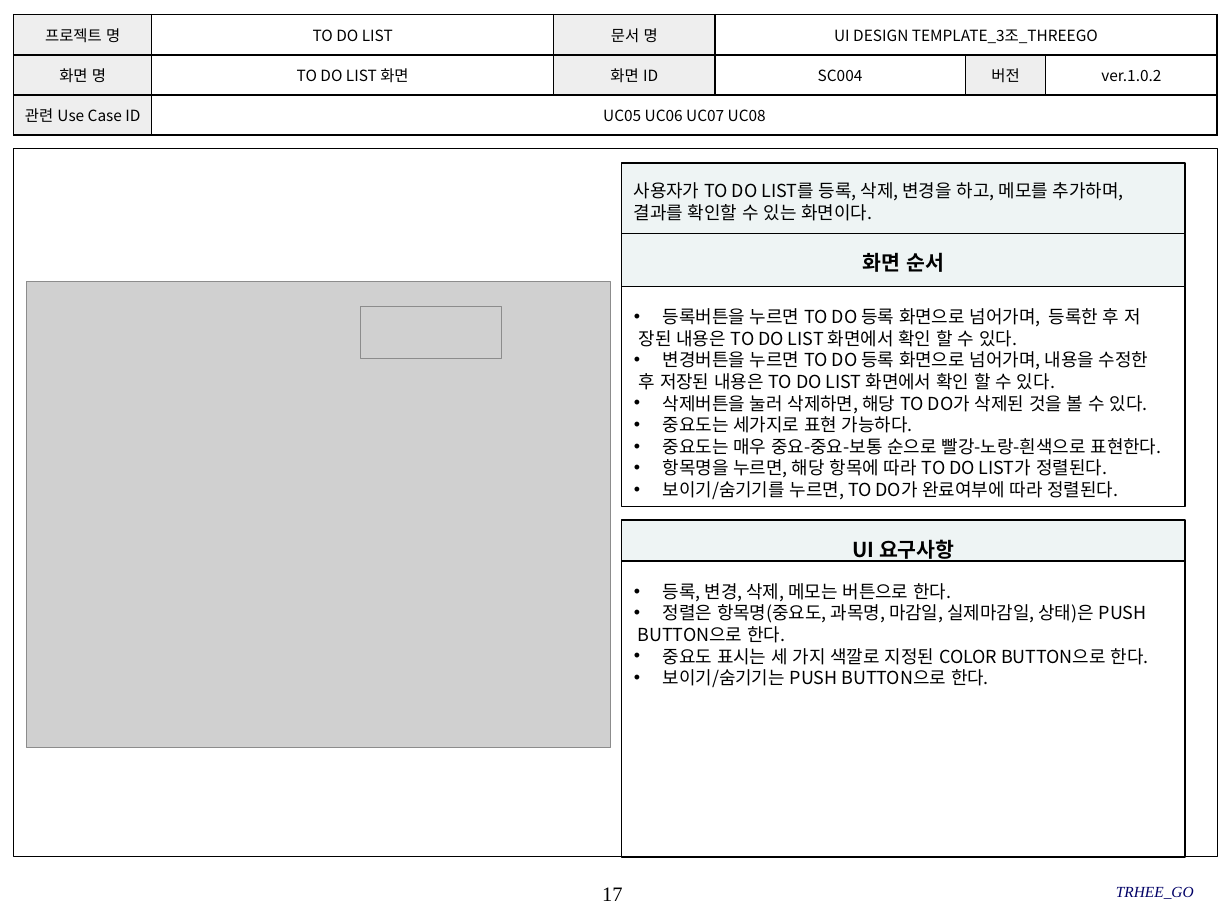
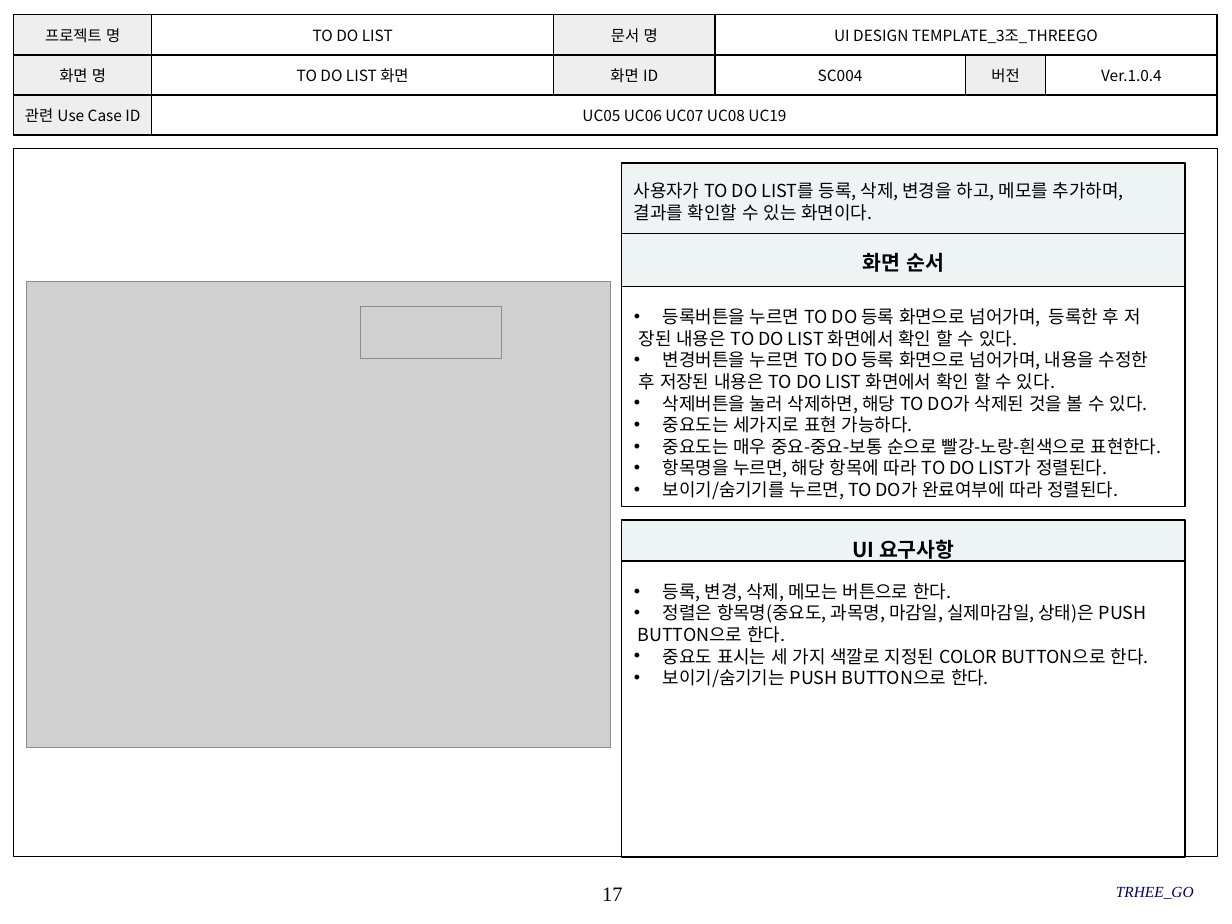
Before and after one commit to SMU-SE-Admin/18-1_3_THREEGO_Doc, a slide deck: slide 17 of 03 설계/UI Design Template_3조_THREEGO.pptx. Drawn at 1232x924 pixels with LibreOffice and Linux fonts; fonts in the diff are those of the drawing; grey boxes stand for pictures; background and template pictures are left out. Boxes give left, top, right and bottom in pixels: in the first picture for what was removed or moved away, otherwise in the second. Text is boxed around its words. In the diff, an @@ line names an element or a change of style, - is before the commit and + after.

```diff
--- a/03 설계/UI Design Template_3조_THREEGO.pptx
+++ b/03 설계/UI Design Template_3조_THREEGO.pptx
@@ table at (14,15,1216,136) @@
-row 2, column 6: ver.1.0.2
+row 2, column 6: Ver.1.0.4
-row 3, column 2: UC05 UC06 UC07 UC08
+row 3, column 2: UC05 UC06 UC07 UC08 UC19
```
Also in this commit, not shown: 22 other slides changed.
